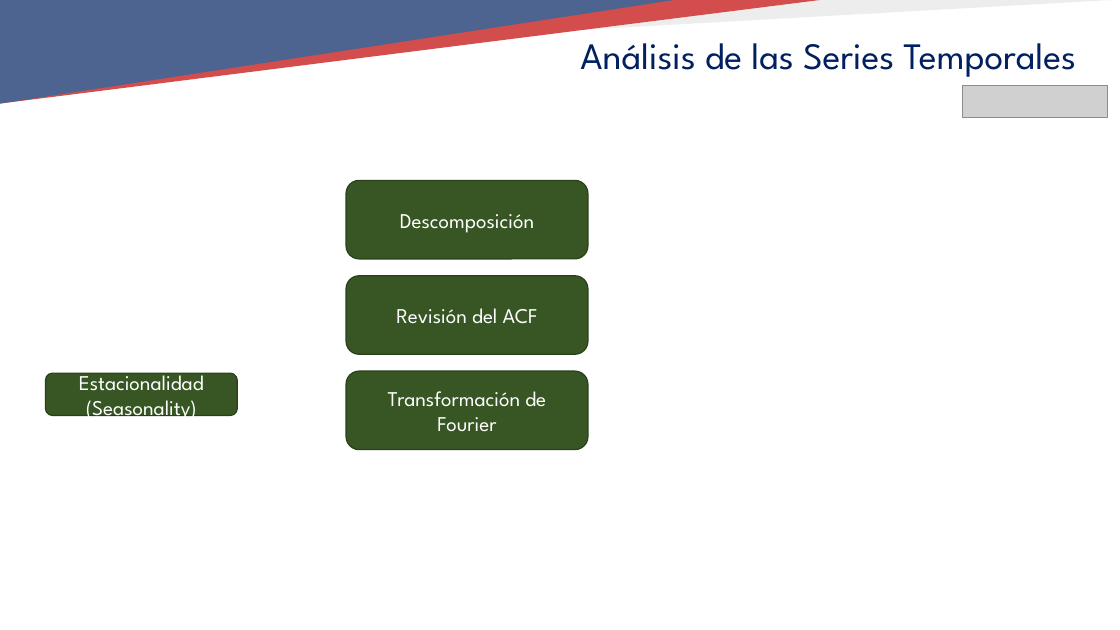
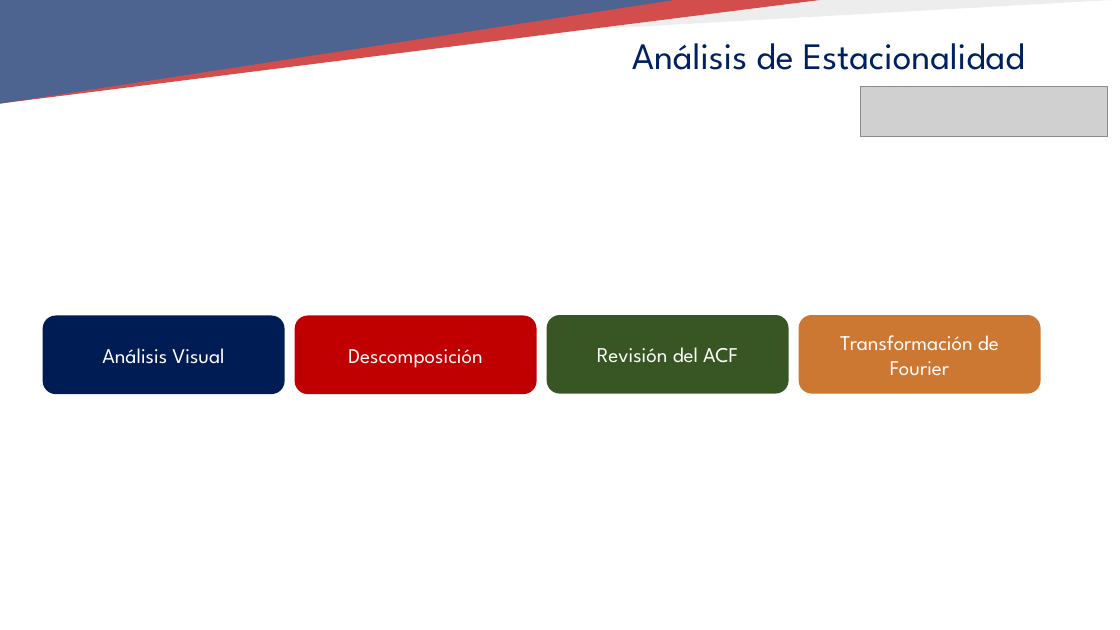
Before and after one commit to TeresaLS/timeseries_lab, a slide deck: slide 8 of 03_BASIC_MODELLING/03_BASIC_MODELLING.pptx (slide 10 before the commit). Drawn at 1120x630 pixels with LibreOffice and Linux fonts; fonts in the diff are those of the drawing; grey boxes stand for pictures; background and template pictures are left out. Boxes give left, top, right and bottom in pixels: in the first picture for what was removed or moved away, otherwise in the second. Text is boxed around its words. In the diff, an @@ line names an element or a change of style, - is before the commit and + after.

```diff
--- a/03_BASIC_MODELLING/03_BASIC_MODELLING.pptx
+++ b/03_BASIC_MODELLING/03_BASIC_MODELLING.pptx
@@ text at [632, 43, 1025, 70]: text changed @@
-Análisis de las Series Temporales
+Análisis de Estacionalidad
@@ picture added at [861, 86, 1108, 136] @@
@@ picture removed at [963, 86, 1108, 118] @@
@@ rounded rectangle added at [43, 316, 285, 395], fill #001C54, 18 pt, text #FFFFFF @@
+Análisis Visual
@@ rounded rectangle "Descomposición": place and size @@
-rounded rectangle "Descomposición" at [346, 181, 588, 260]
+rounded rectangle "Descomposición" at [295, 316, 537, 395]
@@ rounded rectangle "Descomposición" at [295, 316, 537, 395]: fill #375623 to #C00000; outline #29401A 1 pt to none @@
@@ rounded rectangle "Revisión del ACF": place and size @@
-rounded rectangle "Revisión del ACF" at [346, 276, 588, 355]
+rounded rectangle "Revisión del ACF" at [547, 315, 789, 394]
@@ rounded rectangle "Revisión del ACF" at [547, 315, 789, 394]: fill #375623 to #385723; outline #29401A 1 pt to none @@
@@ rounded rectangle "Transformación de Fourier": place and size @@
-rounded rectangle "Transformación de Fourier" at [346, 371, 588, 450]
+rounded rectangle "Transformación de Fourier" at [799, 315, 1041, 394]
@@ rounded rectangle "Transformación de Fourier" at [799, 315, 1041, 394]: fill #375623 to #CC7832; outline #29401A 1 pt to none @@
@@ rounded rectangle removed at [45, 373, 237, 415] @@
-Estacionalidad
-(Seasonality)
```
Also in this commit, not shown: 6 other slides changed, 14 slides added, 6 slides removed, 15 other files.
